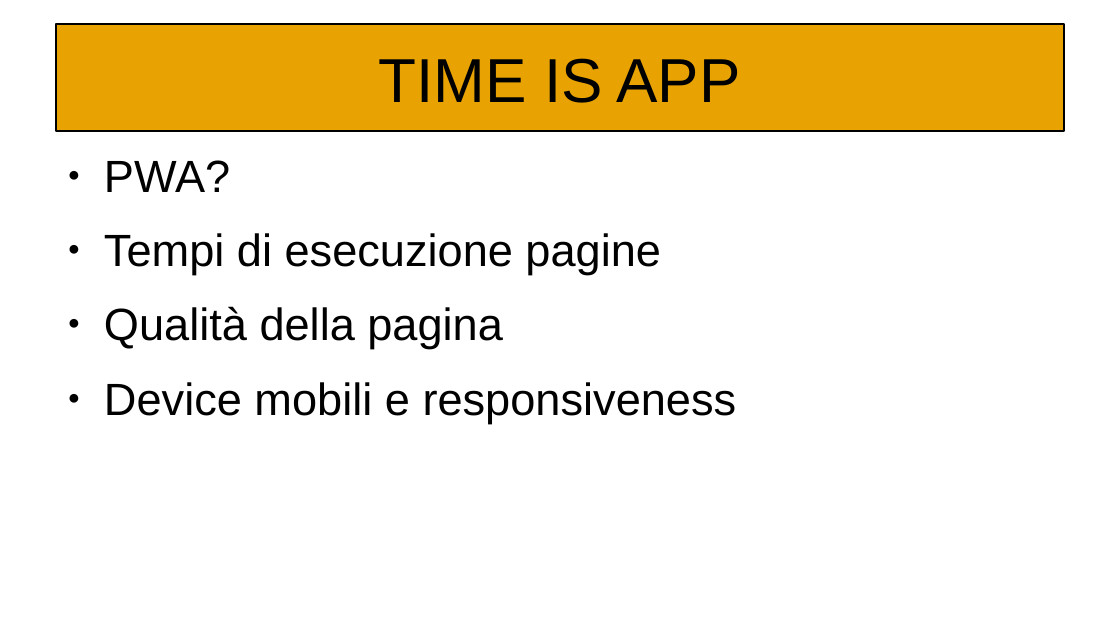
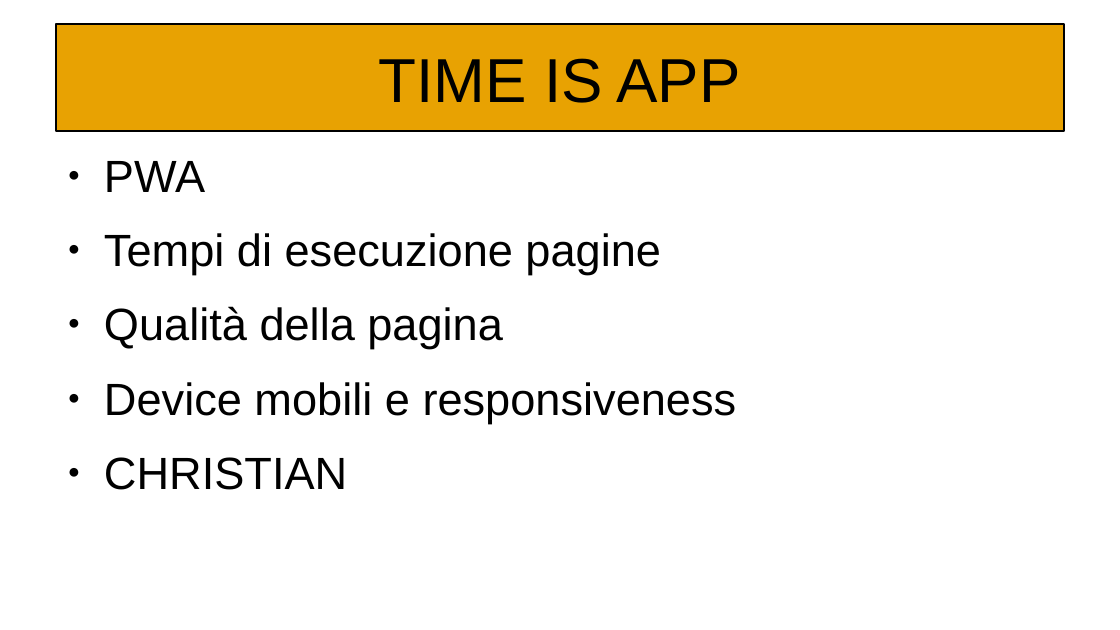
Before and after one commit to Kilne/Progetto_TecWeb, a slide deck: slide 11 of Relazioni/Maiuri.odp (slide 7 before the commit). Drawn at 1120x630 pixels with LibreOffice and Linux fonts; fonts in the diff are those of the drawing. Boxes give left, top, right and bottom in pixels: in the first picture for what was removed or moved away, otherwise in the second. Text is boxed around its words. In the diff, an @@ line names an element or a change of style, - is before the commit and + after.

```diff
--- a/Relazioni/Maiuri.odp
+++ b/Relazioni/Maiuri.odp
@@ text at [104, 161, 205, 192]: text changed @@
-● PWA?
+● PWA
@@ text at [104, 457, 347, 490]: paragraph added @@
+● CHRISTIAN
```
Also in this commit, not shown: 3 other slides changed, 5 slides added, 2 other files.
